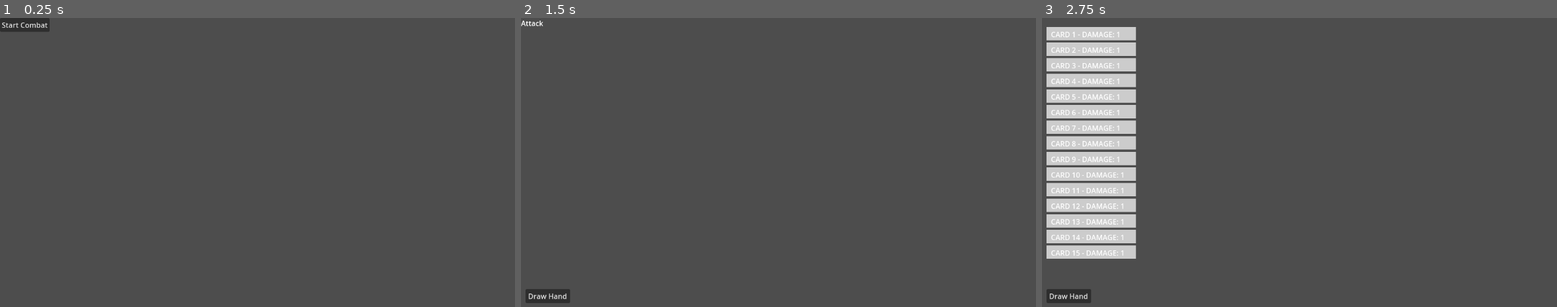
Above: before the commit, frames 1-3 (left to right).
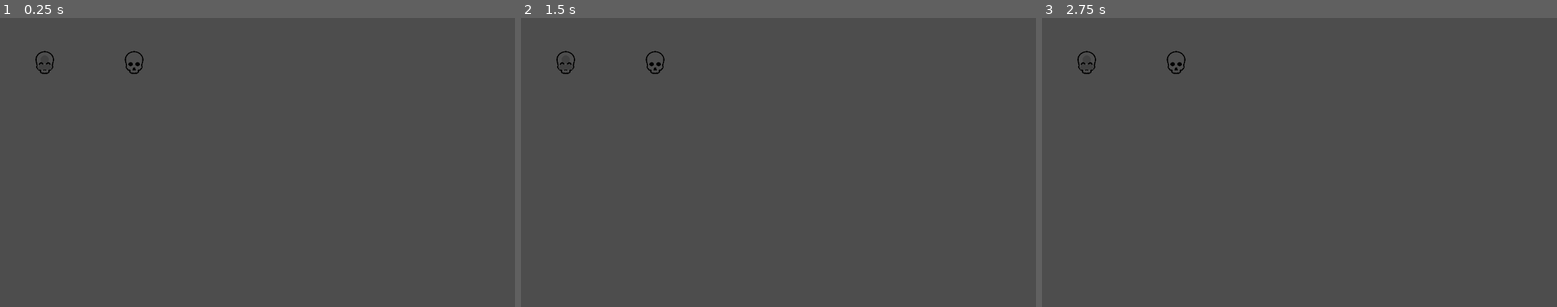
Above: after the commit, the same moments.

Repository: JosieBarber/roguelike
Game: Godot game, scene res://scenes/Main.tscn
The game is run twice, just before and just after one commit, with the same random seed, the same clock (stepped at 60 frames per second) and the same inputs.
Inputs (mouse positions are in pixels of both pictures, inside the frame that each line leads up to):
- Up to frame 1 (0.25 s): no input
- Up to frame 2 (1.5 s): click (546, 23) at 0.5 s, where only the run before the commit has a clickable "Start Combat"; click (546, 295) at 1.25 s, where only the run before the commit has a clickable "Draw Hand"
- Up to frame 3 (2.75 s): click (1067, 295) at 2 s, where only the run before the commit has a clickable "Draw Hand"

The runs differ from the first frame. In frame 1, 0.6% of the frame differs, in the area x 0-28%, y 0-20%; in frame 2, 0.6%; in frame 3, 13%, in the area x 0-28%, y 3-99%.

Commit message:
Add VERY basic navigation

Diff:
--- a/scenes/Main.tscn
+++ b/scenes/Main.tscn
@@ -1,10 +1,11 @@
-[gd_scene load_steps=7 format=3 uid="uid://cwemnyae3i5ol"]
+[gd_scene load_steps=8 format=3 uid="uid://cwemnyae3i5ol"]
 
 [ext_resource type="PackedScene" uid="uid://bl83ryin8usen" path="res://scenes/Combat.tscn" id="1"]
 [ext_resource type="Script" path="res://scripts/main.gd" id="1_gypjv"]
 [ext_resource type="Script" path="res://scripts/player.gd" id="2"]
 [ext_resource type="PackedScene" uid="uid://duk30r0o83e5r" path="res://scenes/Planning_Phase.tscn" id="3_8yjyb"]
 [ext_resource type="PackedScene" uid="uid://bfw14idsdji" path="res://scenes/Attack_Phase.tscn" id="4_sj6l7"]
+[ext_resource type="PackedScene" uid="uid://cgkdb7rsiqdti" path="res://scenes/Navigation.tscn" id="5_navigation"]
 [ext_resource type="Script" path="res://scripts/enemy.gd" id="6_arl7q"]
 
 [node name="Main" type="Node2D"]
@@ -23,3 +24,5 @@
 
 [node name="Enemy" type="Node2D" parent="Combat"]
 script = ExtResource("6_arl7q")
+
+[node name="Navigation" parent="." instance=ExtResource("5_navigation")]
--- /dev/null
+++ b/scenes/Navigation.tscn
@@ -0,0 +1,15 @@
+[gd_scene load_steps=3 format=3 uid="uid://cgkdb7rsiqdti"]
+
+[ext_resource type="Script" path="res://scripts/navigation.gd" id="1"]
+[ext_resource type="Texture2D" uid="uid://bv3v11af2ie35" path="res://assets/PlayerPlaceholderIcon.png" id="2_4225u"]
+
+[node name="Navigation" type="Node2D"]
+script = ExtResource("1")
+
+[node name="Map" type="Node2D" parent="."]
+
+[node name="Nodes" type="Node2D" parent="."]
+
+[node name="PlayerIcon" type="Sprite2D" parent="."]
+scale = Vector2(0.05, 0.05)
+texture = ExtResource("2_4225u")
--- /dev/null
+++ b/scripts/NavigationScripts/NodeVisual.gd
@@ -0,0 +1,13 @@
+extends Node2D
+
+class_name NodeVisual
+
+var color: Color
+var radius: float
+
+func _init(color: Color, radius: float):
+	self.color = color
+	self.radius = radius
+
+func _draw():
+	draw_circle(Vector2.ZERO, radius, color)
--- a/scripts/attack.gd
+++ b/scripts/attack.gd
@@ -4,12 +4,14 @@
 
 @export var player: Player
 @export var enemy: Enemy
+var combat: Combat
 
 var planning_scene: PackedScene
 
 func _ready():
 	player = get_parent().get_parent().get_node("Player")
 	enemy = get_parent().get_node("Enemy")
+	combat = get_parent()
 	_create_plan_button()
 
 
@@ -100,14 +102,18 @@
 	print("Player Health: ", player.health)
 	if player.health <= 0:
 		print(player.player_name, " has been defeated!")
+		combat._on_combat_end()
 		return "end"
 	if enemy.health <= 0:
 		print(enemy.enemy_name, " has been defeated!")
+		combat._on_combat_end()
 		return "end"
 	if player.hand.size() == 0 and enemy.hand.size() == 0:
 		print("Both parties have no cards left in their hand!")
+		#combat._on_combat_end()
 		return "end"
 
 
 
+
 	#print("Next turn executed.")
--- a/scripts/combat.gd
+++ b/scripts/combat.gd
@@ -4,7 +4,6 @@
 
 var player: Player
 var enemy: Enemy
-
 func _ready():
 	var button = $Button
 	button.connect("pressed", Callable(self, "_on_start_combat_pressed"))
@@ -14,6 +13,17 @@
 	_initialize_player()
 	_initialize_enemy()
 	transition_to_planning_phase()
+
+func _on_combat_end():
+	# Transition back to the navigation scene
+	var navigation_scene = get_parent().get_node("Navigation")
+	var attack_scene = get_node("Attack_Phase")
+	var planning_scene = get_node("Planning_Phase")
+	navigation_scene.visible = true
+
+	attack_scene.visible = false
+	planning_scene.visible = false
+	self.visible = false
 
 func _initialize_player():
 	player = get_parent().get_node("Player")
--- a/scripts/main.gd
+++ b/scripts/main.gd
@@ -7,3 +7,10 @@
 	player_instance.initialize("JosiePosie", 10)
 	player_instance._create_test_deck()
 	#player_instance.copy_deck()
+
+	# Start with the navigation scene
+	var navigation_scene = get_node("Navigation")
+	navigation_scene.visible = true
+	# Hide the combat scene initially
+	var combat_scene = get_node("Combat")
+	combat_scene.visible = false
--- /dev/null
+++ b/scripts/navigation.gd
@@ -0,0 +1,71 @@
+extends Node2D
+
+class_name Navigation
+
+var player: Player
+var current_node: Node2D
+var combat_icon: Texture
+
+func _ready():
+	if get_parent().get_node("Player"):
+		player = get_parent().get_node("Player")
+	if not player:
+		player = Player.new()
+		get_parent().call_deferred("add_child", player)
+		player.initialize("JosiePosie", 10)
+		player._create_test_deck()
+	# Load the combat icon texture
+	combat_icon = load("res://assets/Combat Icon.png")
+	# Initialize the navigation map and player position
+	_initialize_map()
+
+func _initialize_map():
+	# Create nodes and paths for navigation
+	# This is a placeholder, you should create your own map logic
+	var node1 = _create_navigation_node(Vector2(100, 100))
+	var node2 = _create_navigation_node(Vector2(300, 100))
+
+	current_node = node1
+	$PlayerIcon.position = current_node.position
+
+func _create_navigation_node(position: Vector2) -> Node2D:
+	var node = Node2D.new()
+	node.position = position
+	$Nodes.add_child(node)
+	_draw_node_icon(node)
+	return node
+
+func _draw_node_icon(node: Node2D):
+	var area = Area2D.new()
+	var sprite = Sprite2D.new()
+	sprite.texture = combat_icon
+	sprite.position = Vector2.ZERO
+	sprite.scale = Vector2(0.1, 0.1)  # Scale down the sprite
+	area.add_child(sprite)
+
+	var collision_shape = CollisionShape2D.new()
+	collision_shape.shape = CircleShape2D.new()
+	collision_shape.shape.radius = 20  # Adjust to match the scaled sprite size
+	area.add_child(collision_shape)
+
+	area.position = Vector2.ZERO
+	area.connect("input_event", Callable(self, "_on_icon_input_event").bind(node))
+	node.add_child(area)
+
+func _on_icon_input_event(viewport, event, shape_idx, node):
+	if event is InputEventMouseButton and event.pressed:
+		print("Node selected: ", node)
+		_on_node_selected(node)
+
+func _on_node_selected(node: Node2D):
+	current_node = node
+	$PlayerIcon.position = current_node.position
+	# Transition to the next encounter (e.g., combat or event)
+	_transition_to_encounter()
+
+func _transition_to_encounter():
+	# Placeholder for transitioning to the next encounter
+	var combat_scene = get_parent().get_node("Combat")
+	combat_scene.visible = true
+	self.visible = false
+	combat_scene._on_start_combat_pressed()
Binary file added: assets/PlayerPlaceholderIcon.png
Not shown, added: assets/PlayerPlaceholderIcon.png.import
